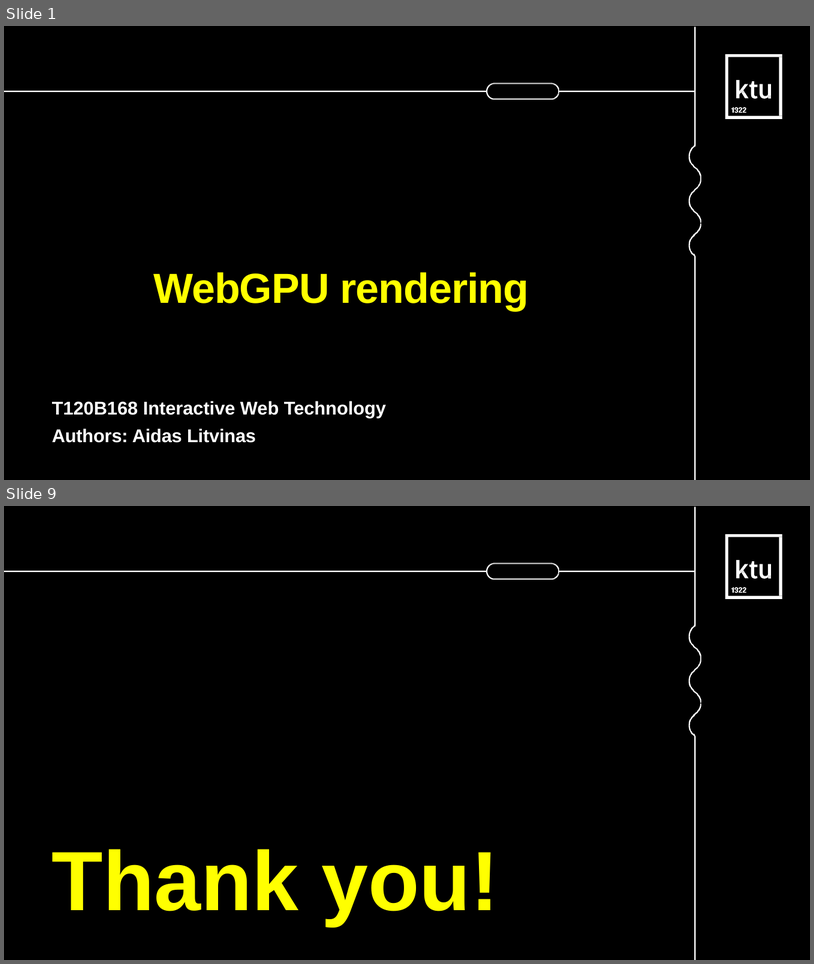
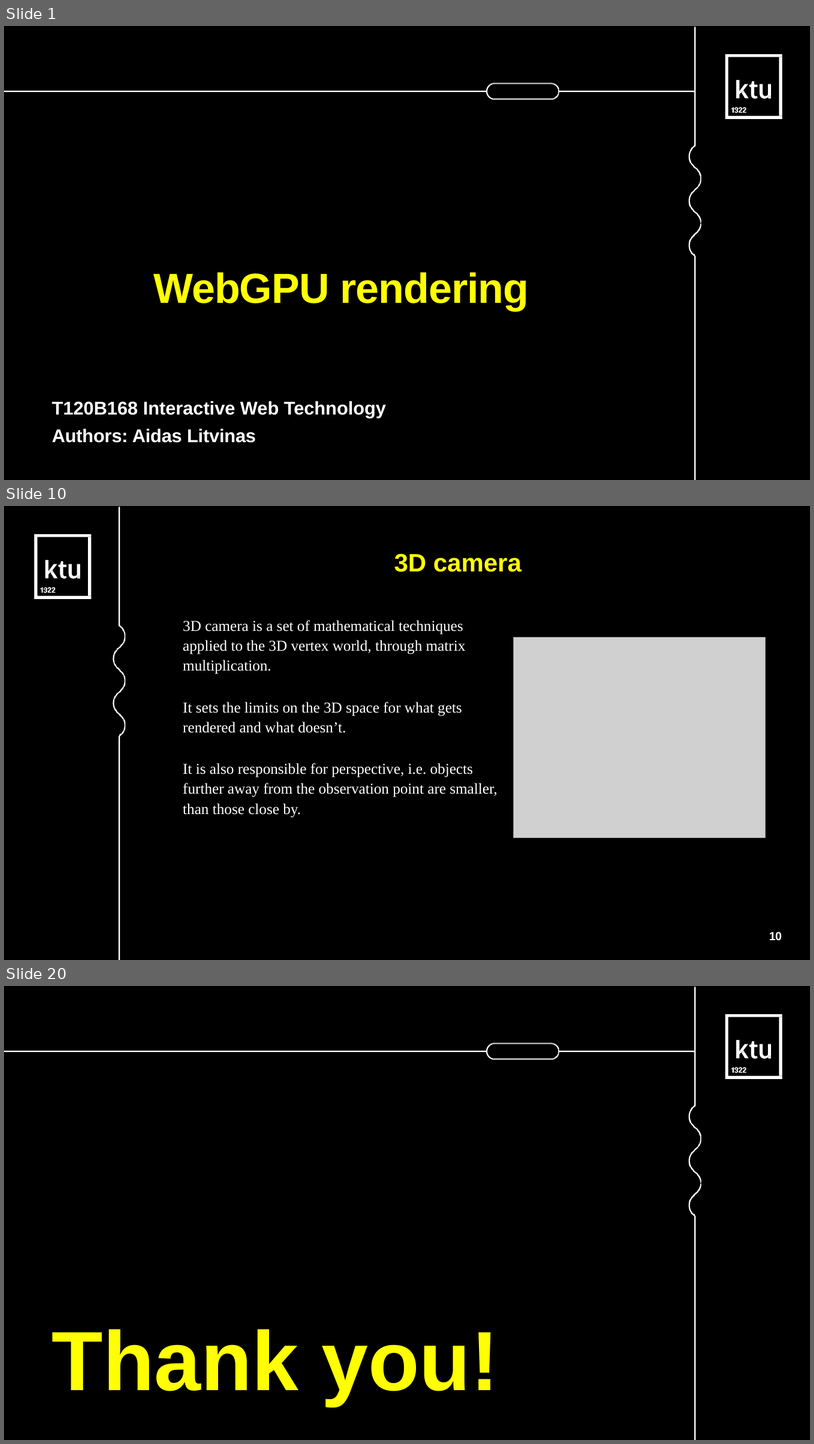
Before and after one commit to AidasLit/web_gpu, a slide deck: litvinas-aidas.odp. Shown one above the other, each under a label of ours: slides 1 and 9 before the commit, slides 1, 10 and 20 after it; the slides between them are not shown. The pictures are 814x964 and 814x1444 pixels, drawn with LibreOffice and Linux fonts; fonts in the diff are those of the drawing; grey boxes stand for pictures. Boxes give left, top, right and bottom in pixels: in the first picture for what was removed or moved away, otherwise in the second. Text is boxed around its words. In the diff, an @@ line names an element or a change of style, - is before the commit and + after.

```diff
--- a/litvinas-aidas.odp
+++ b/litvinas-aidas.odp
@@ slide 10 added at (x1=4, y1=506, x2=810, y2=960), background #FFFFFF; not listed: 1 template element that a slide beside it also shows @@
@@ freeform shape added at (x1=113, y1=507, x2=126, y2=960), fill #FFFFFF @@
@@ freeform shape added at (x1=34, y1=534, x2=91, y2=598), fill #FFFFFF @@
@@ text added at (x1=395, y1=553, x2=522, y2=572), 30 pt, text #FFFF00, bold @@
+3D camera
@@ text added at (x1=183, y1=620, x2=497, y2=817), 18 pt, text #FFFFFF @@
+3D camera is a set of mathematical techniques applied to the 3D vertex world, through matrix multiplication.
+It sets the limits on the 3D space for what gets rendered and what doesn’t.
+It is also responsible for perspective, i.e. objects further away from the observation point are smaller, than those close by.
@@ picture added at (x1=514, y1=637, x2=766, y2=838) @@
@@ page number added at (x1=770, y1=931, x2=782, y2=940), 14 pt, text #FFFFFF, bold @@
+10
@@ what was slide 9 is now slide 20 @@
```
Also in this commit, not shown: 6 slides changed, 11 other slides added, 1 slide removed, 7 other files.
